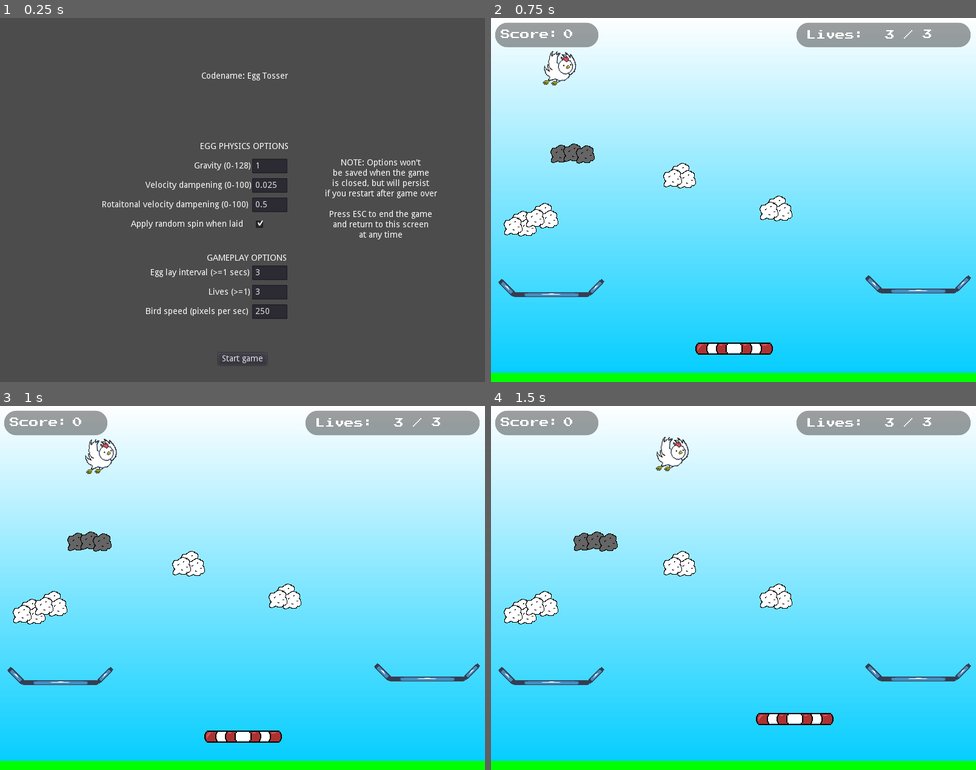
Above: before the commit, frames 1-4 (two rows, left to right).
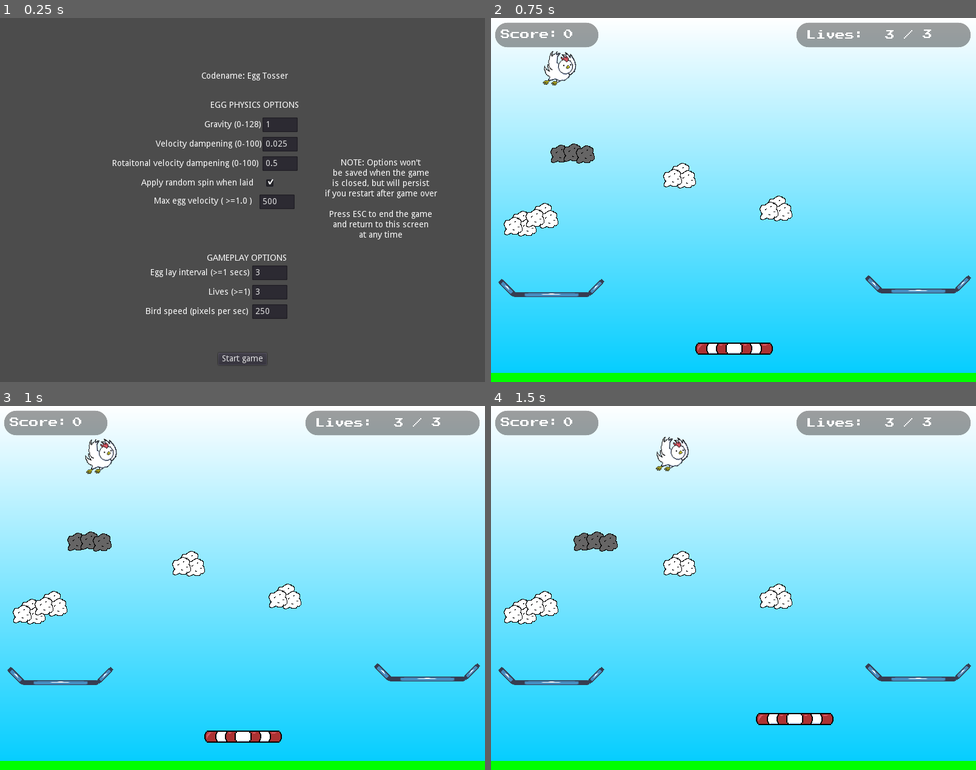
Above: after the commit, the same moments.

Repository: thatnick/fragile
Game: Godot game, scene res://scenes/debug_options.tscn
The game is run twice, just before and just after one commit, with the same random seed, the same clock (stepped at 60 frames per second) and the same inputs. The engine's default icon, where the game draws it, is replaced by a stand-in: a white triangle on a blue panel in a dark square.
Inputs:
- Up to frame 1 (0.25 s): no input
- Up to frame 2 (0.75 s): click "Start game" at 0.5 s
- Up to frame 3 (1 s): no input
- Up to frame 4 (1.5 s): tap Enter (ui_accept) at 1.25 s; hold Right (ui_right) from 1.28 s (still down)

The runs differ from the first frame. In frame 1, 2.8% of the frame differs, in the area x 21-62%, y 23-58%; in frame 2, nothing differs; in frame 3, nothing differs; in frame 4, nothing differs.

Commit message:
Clamp max egg velocity, set clamped velocity in debug menu
Use _integrate_forces() to ensure egg velocity limited to a max clamped value. The clamp velocity can be set by debug menu.

Diff:
--- a/scenes/debug_options.tscn
+++ b/scenes/debug_options.tscn
@@ -37,67 +37,81 @@
 [node name="EggOptions" type="Label" parent="."]
 anchor_left = 0.5
 anchor_right = 0.5
-margin_left = -72.0
-margin_top = 200.0
-margin_right = 79.0
-margin_bottom = 224.0
+margin_left = -55.0
+margin_top = 132.0
+margin_right = 96.0
+margin_bottom = 156.0
 text = "EGG PHYSICS OPTIONS"
 align = 1
 valign = 1
 
 [node name="GravityEdit" type="LineEdit" parent="."]
-margin_left = 416.0
-margin_top = 232.0
-margin_right = 474.0
-margin_bottom = 256.0
+margin_left = 433.0
+margin_top = 164.0
+margin_right = 491.0
+margin_bottom = 188.0
 
 [node name="VelDampEdit" type="LineEdit" parent="."]
-margin_left = 416.0
-margin_top = 264.0
-margin_right = 474.0
-margin_bottom = 288.0
+margin_left = 433.0
+margin_top = 196.0
+margin_right = 491.0
+margin_bottom = 220.0
 
 [node name="RotVelDampEdit" type="LineEdit" parent="."]
-margin_left = 416.0
-margin_top = 296.0
-margin_right = 474.0
-margin_bottom = 320.0
+margin_left = 433.0
+margin_top = 228.0
+margin_right = 491.0
+margin_bottom = 252.0
 
 [node name="EggSpinCheckbox" type="CheckBox" parent="."]
-margin_left = 416.0
-margin_top = 328.0
-margin_right = 440.0
-margin_bottom = 352.0
+margin_left = 433.0
+margin_top = 260.0
+margin_right = 457.0
+margin_bottom = 284.0
 
 [node name="Label" type="Label" parent="."]
-margin_left = 320.0
-margin_top = 232.0
-margin_right = 416.0
-margin_bottom = 256.0
+margin_left = 337.0
+margin_top = 164.0
+margin_right = 433.0
+margin_bottom = 188.0
 text = "Gravity (0-128)"
 valign = 1
 
+[node name="ClampEggVelocity" type="LineEdit" parent="."]
+margin_left = 428.0
+margin_top = 291.0
+margin_right = 486.0
+margin_bottom = 315.0
+
+[node name="Label8" type="Label" parent="."]
+margin_left = 254.0
+margin_top = 290.0
+margin_right = 416.0
+margin_bottom = 314.0
+text = "Max egg velocity ( >=1.0 )"
+valign = 1
+
 [node name="Label2" type="Label" parent="."]
-margin_left = 240.0
-margin_top = 264.0
-margin_right = 415.0
-margin_bottom = 288.0
+margin_left = 257.0
+margin_top = 196.0
+margin_right = 432.0
+margin_bottom = 220.0
 text = "Velocity dampening (0-100)"
 valign = 1
 
 [node name="Label3" type="Label" parent="."]
-margin_left = 168.0
-margin_top = 296.0
-margin_right = 410.0
-margin_bottom = 320.0
+margin_left = 185.0
+margin_top = 228.0
+margin_right = 427.0
+margin_bottom = 252.0
 text = "Rotaitonal velocity dampening (0-100)"
 valign = 1
 
 [node name="Label6" type="Label" parent="."]
-margin_left = 216.0
-margin_top = 328.0
-margin_right = 410.0
-margin_bottom = 352.0
+margin_left = 233.0
+margin_top = 260.0
+margin_right = 427.0
+margin_bottom = 284.0
 text = "Apply random spin when laid"
 valign = 1
 
--- a/scripts/debug_options.gd
+++ b/scripts/debug_options.gd
@@ -9,6 +9,7 @@
 	$VelDampEdit.text = str(manager.vel_damp)
 	$RotVelDampEdit.text = str(manager.rot_vel_damp)
 	$EggSpinCheckbox.pressed = manager.egg_spin_on_start
+	$ClampEggVelocity.text = str(manager.clamp_egg_velocity)
 	$EggIntervalEdit.text = str(manager.egg_interval)
 	$LivesEdit.text = str(manager.lives_total)
 	$BirdSpeedEdit.text = str(manager.bird_speed)
@@ -20,6 +21,7 @@
 	manager.vel_damp = float($VelDampEdit.text)
 	manager.rot_vel_damp = float($RotVelDampEdit.text)
 	manager.egg_spin_on_start = $EggSpinCheckbox.pressed
+	manager.clamp_egg_velocity = float($ClampEggVelocity.text)
 	manager.egg_interval = int($EggIntervalEdit.text)
 	manager.lives_total = int($LivesEdit.text)
 	manager.bird_speed = float($BirdSpeedEdit.text)
--- a/scripts/egg.gd
+++ b/scripts/egg.gd
@@ -10,6 +10,7 @@
 var in_nest = false setget set_in_nest
 var hatched = false
 var splatted = false
+var clamp_velocity = 500.0
 
 onready var hatch_sfx = preload("res://sfx/hatch.wav")
 onready var splat_sfx = preload("res://sfx/splat.wav")
@@ -26,6 +27,7 @@
 	gravity_scale = manager.gravity
 	linear_damp = manager.vel_damp
 	angular_damp = manager.rot_vel_damp
+	clamp_velocity = manager.clamp_egg_velocity
 
 	$HatchTimer.start(HATCH_WAIT_TIME)
 
@@ -37,6 +39,12 @@
 			$AnimatedSprite.animation = "v_cracked"
 		elif hatch_progress <= 0.5:
 			$AnimatedSprite.animation = "cracked"
+
+
+func _integrate_forces(state):
+	var velocity = state.get_linear_velocity()
+	if velocity.length() > clamp_velocity:
+		state.set_linear_velocity(velocity.clamped(clamp_velocity))
 
 
 func _on_Egg_body_entered(body):
--- a/scripts/manager.gd
+++ b/scripts/manager.gd
@@ -10,6 +10,7 @@
 var lives
 
 # DEBUG these are overriden by any changes on the DebugOptions screen
+var clamp_egg_velocity = 500.0
 var gravity = 1
 var vel_damp = 0.025
 var rot_vel_damp = 0.5
